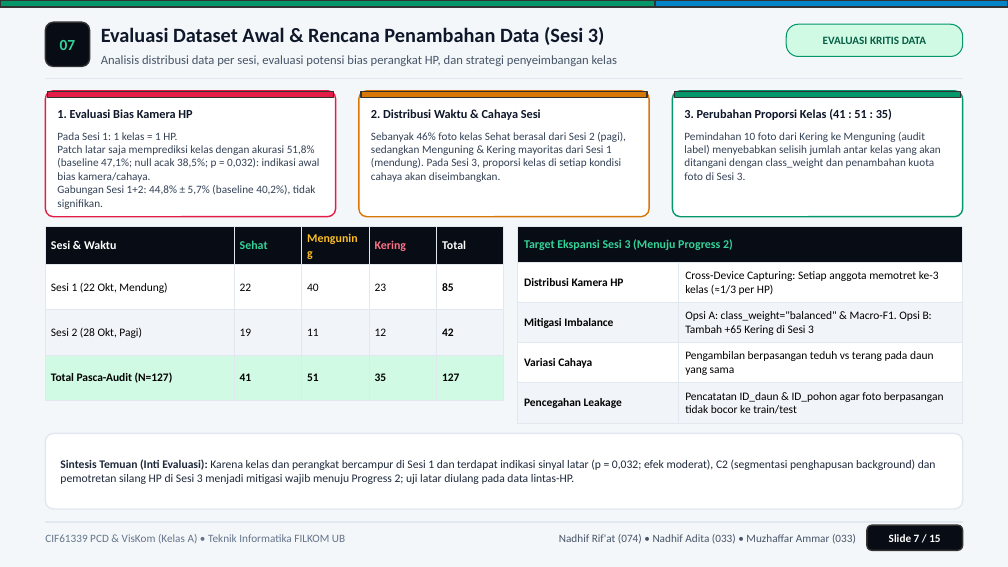
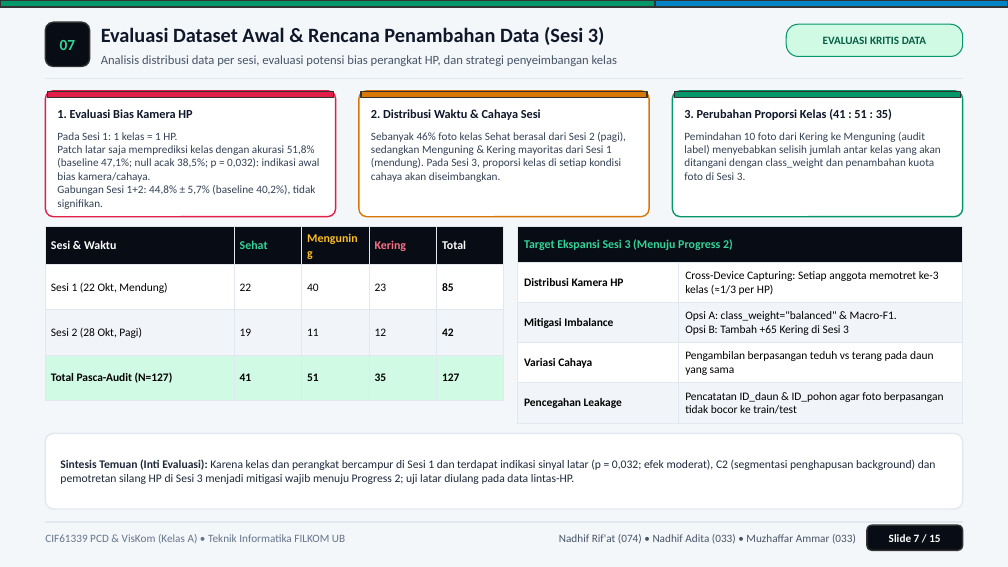
Before and after one commit to nadhif-royal/LeafFreshnessClassification-PCD-CV, a slide deck: slide 8 of Presentation/PPT_Progress_1_Klasifikasi_Kesegaran_Daun_FILKOM_UB.pptx. Drawn at 1008x567 pixels with LibreOffice and Linux fonts; fonts in the diff are those of the drawing. Boxes give left, top, right and bottom in pixels: in the first picture for what was removed or moved away, otherwise in the second. Text is boxed around its words. In the diff, an @@ line names an element or a change of style, - is before the commit and + after.

Commit message:
feat: Update PPT Progress 1 file

```diff
--- a/Presentation/PPT_Progress_1_Klasifikasi_Kesegaran_Daun_FILKOM_UB.pptx
+++ b/Presentation/PPT_Progress_1_Klasifikasi_Kesegaran_Daun_FILKOM_UB.pptx
@@ table at (517,227,963,557) @@
@@ row 3, column 2: "Opsi A: class_weight="balanced" & Macro-F1. Opsi B: Tambah +65 Kering di Sesi 3" to "Opsi A: class_weight="balanced" & Macro-F1. / Opsi B: Tambah +65 Kering di Sesi 3" @@
```
Also in this commit, not shown: 1 other slide changed.
